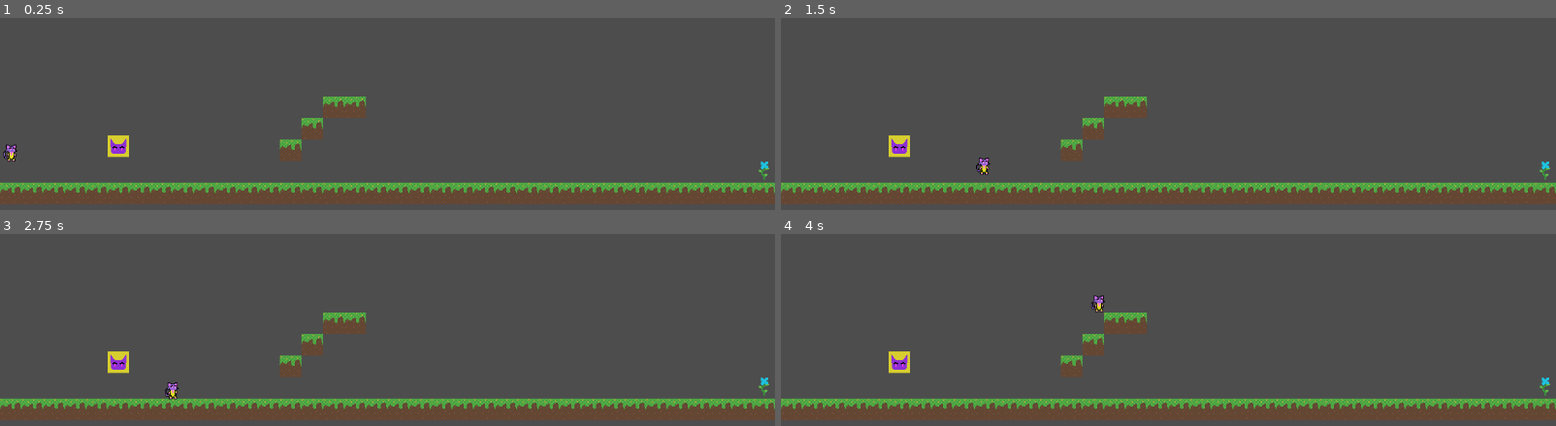
Above: before the commit, frames 1-4 (two rows, left to right).
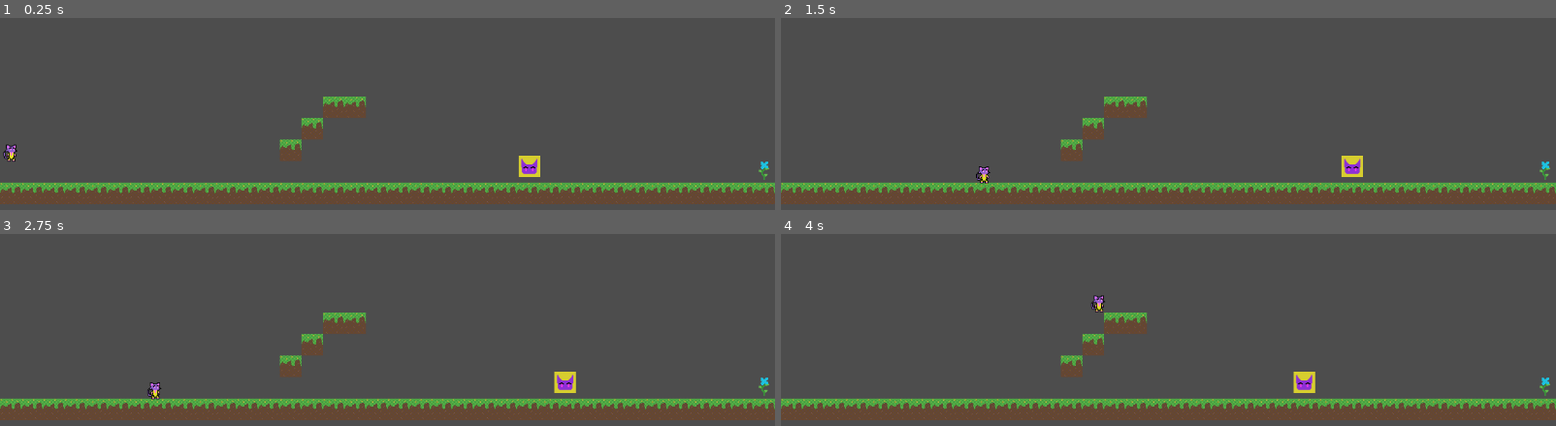
Above: after the commit, the same moments.

Repository: JB4692/CatLab
Game: Godot game, scene res://scenes/main game.tscn
The game is run twice, just before and just after one commit, with the same random seed, the same clock (stepped at 60 frames per second) and the same inputs.
Inputs:
- Up to frame 1 (0.25 s): no input
- Up to frame 2 (1.5 s): tap Enter (ui_accept) at 0.5, 0.77 s; hold Right (ui_right) from 0.53 s (still down)
- Up to frame 3 (2.75 s): tap Enter (ui_accept) at 1.52 s; release Right (ui_right) at 2.03 s; hold Left (ui_left) from 2.03 s (still down)
- Up to frame 4 (4 s): release Left (ui_left) at 2.78 s; hold Right (ui_right) from 2.78 s (still down); tap Enter (ui_accept) at 3.02, 3.77 s

The runs differ from the first frame. In frame 1, 0.6% of the frame differs, in the area x 13-70%, y 61-83%; in frame 2, 0.8%; in frame 3, 0.9%, in the area x 13-75%, y 61-87%; in frame 4, 0.6%.

Commit message:
Trying to get moving platforms to work.
got it moving, but need to make it customizable via input file.

Diff:
--- a/scenes/linear_moving_platform.tscn
+++ b/scenes/linear_moving_platform.tscn
@@ -6,6 +6,44 @@
 
 [sub_resource type="RectangleShape2D" id="RectangleShape2D_uax1f"]
 size = Vector2(32, 32)
+
+[sub_resource type="Animation" id="Animation_gug1y"]
+resource_name = "move"
+length = 2.0
+loop_mode = 2
+tracks/0/type = "value"
+tracks/0/imported = false
+tracks/0/enabled = true
+tracks/0/path = NodePath(".:position")
+tracks/0/interp = 1
+tracks/0/loop_wrap = true
+tracks/0/keys = {
+"times": PackedFloat32Array(0, 2),
+"transitions": PackedFloat32Array(1, 1),
+"update": 0,
+"values": [Vector2(200, 200), Vector2(300, 200)]
+}
+
+[sub_resource type="Animation" id="Animation_qthd4"]
+length = 0.001
+tracks/0/type = "value"
+tracks/0/imported = false
+tracks/0/enabled = true
+tracks/0/path = NodePath(".:position")
+tracks/0/interp = 1
+tracks/0/loop_wrap = true
+tracks/0/keys = {
+"times": PackedFloat32Array(0),
+"transitions": PackedFloat32Array(1),
+"update": 0,
+"values": [Vector2(0, 0)]
+}
+
+[sub_resource type="AnimationLibrary" id="AnimationLibrary_ksmxx"]
+_data = {
+"RESET": SubResource("Animation_qthd4"),
+"move": SubResource("Animation_gug1y")
+}
 
 [node name="linear_moving_platform" type="AnimatableBody2D"]
 script = SubResource("GDScript_dtsr3")
@@ -16,3 +54,9 @@
 [node name="CollisionShape2D" type="CollisionShape2D" parent="."]
 shape = SubResource("RectangleShape2D_uax1f")
 one_way_collision = true
+
+[node name="AnimationPlayer" type="AnimationPlayer" parent="."]
+libraries = {
+"": SubResource("AnimationLibrary_ksmxx")
+}
+autoplay = "move"
--- a/scripts/main_game.gd
+++ b/scripts/main_game.gd
@@ -72,6 +72,8 @@
 	var linear_moving_platform_scene = load("res://scenes/linear_moving_platform.tscn")
 	var platform_object = linear_moving_platform_scene.instantiate()
 	platform_object.position = Vector2i(start_x, start_y)
+
+
 	main_game.add_child(platform_object)
 
 #coin in place for the litter box right now.
Not shown: 1 places in scenes/linear_moving_platform.tscn that only renumber resources
